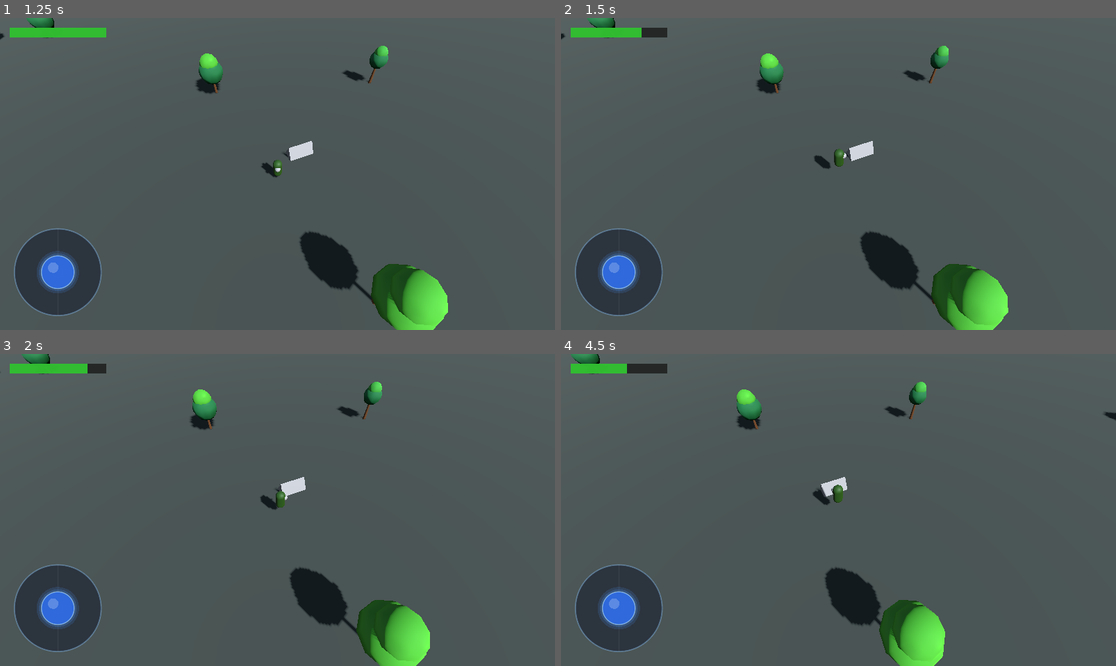
Above: before the commit, frames 1-4 (two rows, left to right).
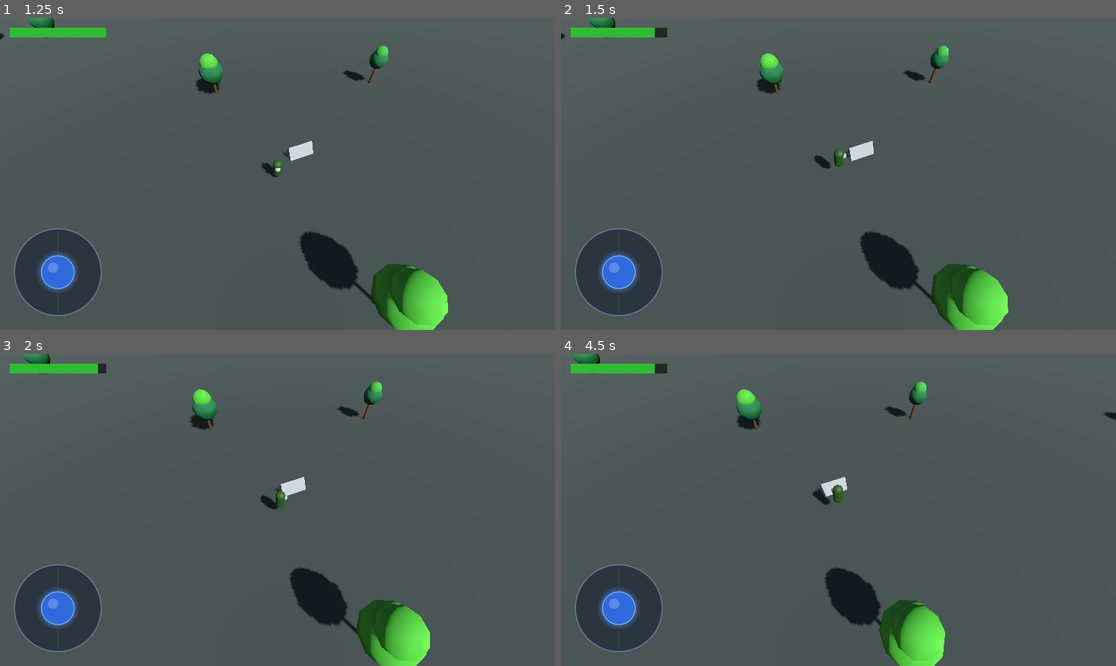
Above: after the commit, the same moments.

Repository: TradsKraken/GENOMORPH-
Game: Godot game, scene res://main_menu.tscn
Two runs of this game, one before a commit and one after it. Both use one fixed random seed, a clock stepped at 60 frames per second and the inputs below.
Inputs (mouse positions are in pixels of both pictures, inside the frame that each line leads up to):
- Up to frame 1 (1.25 s): click "Start Game" at 0.5 s
- Up to frame 2 (1.5 s): tap Enter (ui_accept) at 1.25 s; move the mouse to (960, 158) at 1.27 s; hold Right (ui_right) from 1.28 s (still down); click (960, 158) at 1.42 s
- Up to frame 3 (2 s): keep holding Right (ui_right); tap Enter (ui_accept) at 1.52 s
- Up to frame 4 (4.5 s): release Right (ui_right) at 2 s; drag from (727, 525) to (810, 572) at 2.02 s; tap Enter (ui_accept) at 2.75, 4.25 s; move the mouse to (894, 441) at 2.77 s; hold Right (ui_right) 2.78-3.5 s; drag from (810, 572) to (672, 463) at 3.52 s; move the mouse to (1005, 556) at 4.27 s; hold Left (ui_left) from 4.28 s (still down)

Frame 1 is identical in both runs. In frame 2, less than 0.1% of the frame differs, in the area x 14-17%, y 3-7%; in frame 3, less than 0.1%; in frame 4, 0.2%, in the area x 11-17%, y 3-7%.

Commit message:
changed the stamina settings

Diff:
--- a/player.gd
+++ b/player.gd
@@ -33,10 +33,10 @@
 @export var max_stamina: float = 100.0
 
 ## How much stamina is consumed per jump.
-@export var jump_stamina_cost: float = 30.0
+@export var jump_stamina_cost: float = 15.0
 
 ## How much stamina is recovered per second.
-@export var stamina_recovery_rate: float = 15.0
+@export var stamina_recovery_rate: float = 10.0
 
 # ── Private ──────────────────────────────────────────────────────────────────
 
